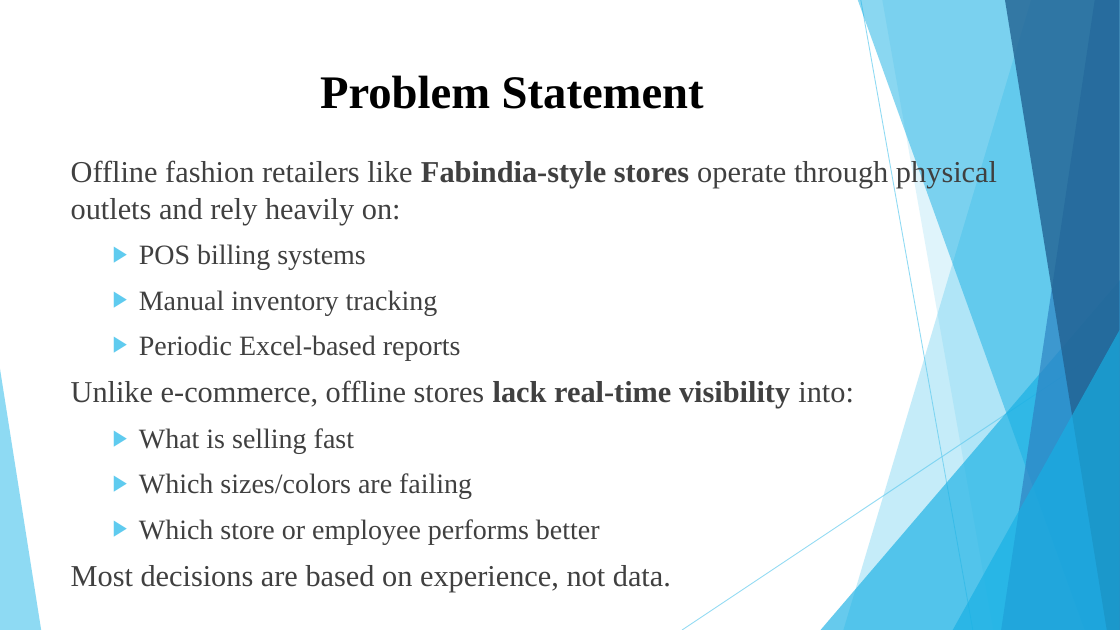
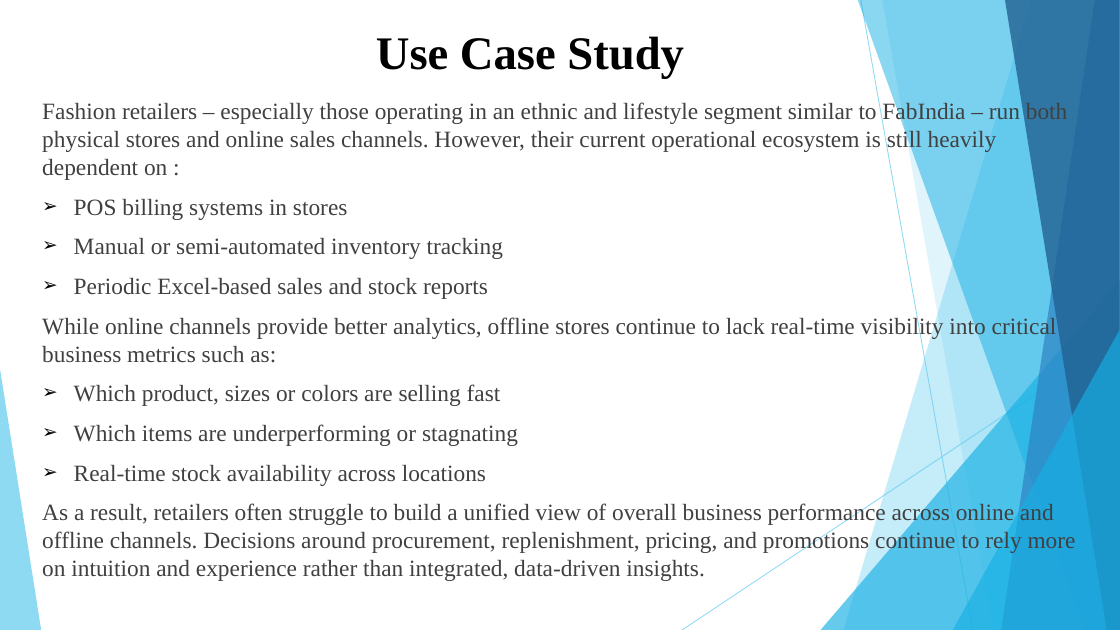
Before and after one commit to HemalaR/Smart-Analytics-For-Fashion-Sales, a slide deck: slide 3 of Smart Retail Analytics for Fashion Sales (1).pptx. Drawn at 1120x630 pixels with LibreOffice and Linux fonts; fonts in the diff are those of the drawing. Boxes give left, top, right and bottom in pixels: in the first picture for what was removed or moved away, otherwise in the second. Text is boxed around its words. In the diff, an @@ line names an element or a change of style, - is before the commit and + after.

```diff
--- a/Smart Retail Analytics for Fashion Sales (1).pptx
+++ b/Smart Retail Analytics for Fashion Sales (1).pptx
@@ title at [376, 36, 684, 78]: text changed @@
-Problem Statement
+Use Case Study
@@ text at [42, 101, 1076, 581]: text changed; size 26 to 20 pt @@
-Offline fashion retailers like Fabindia-style stores operate through physical outlets and rely heavily on:
-  ▶ POS billing systems
-  ▶ Manual inventory tracking
-  ▶ Periodic Excel-based reports
-Unlike e-commerce, offline stores lack real-time visibility into:
-  ▶ What is selling fast
-  ▶ Which sizes/colors are failing
-  ▶ Which store or employee performs better
-Most decisions are based on experience, not data.
+Fashion retailers – especially those operating in an ethnic and lifestyle segment similar to FabIndia – run both physical stores and online sales channels. However, their current operational ecosystem is still heavily dependent on :
+➢ POS billing systems in stores
+➢ Manual or semi-automated inventory tracking
+➢ Periodic Excel-based sales and stock reports
+While online channels provide better analytics, offline stores continue to lack real-time visibility into critical business metrics such as:
+➢ Which product, sizes or colors are selling fast
+➢ Which items are underperforming or stagnating
+➢ Real-time stock availability across locations
+As a result, retailers often struggle to build a unified view of overall business performance across online and offline channels. Decisions around procurement, replenishment, pricing, and promotions continue to rely more on intuition and experience rather than integrated, data-driven insights.
```
Also in this commit, not shown: 6 other slides changed, 20 slides added, 3 slides removed, 21 other files.
